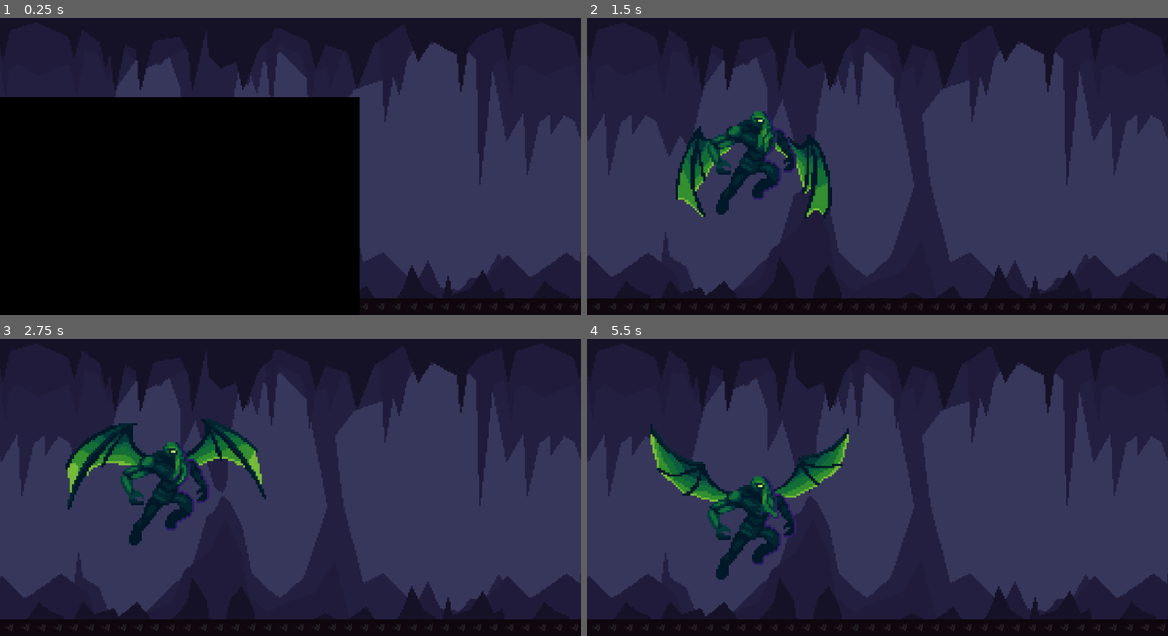
Above: before the commit, frames 1-4 (two rows, left to right).
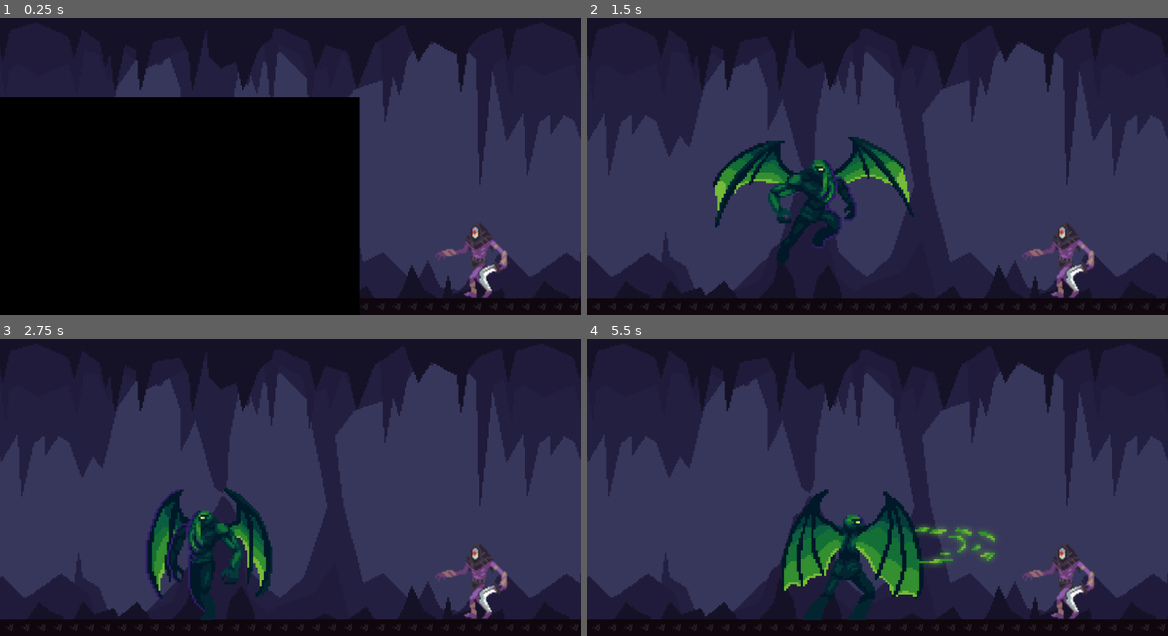
Above: after the commit, the same moments.

Repository: nekojest/cthulhu-rises
Game: Godot game, scene res://Main.tscn
Two runs of this game, one before a commit and one after it. Both use one fixed random seed, a clock stepped at 60 frames per second and the inputs below.
Inputs (mouse positions are in pixels of both pictures, inside the frame that each line leads up to):
- Up to frame 1 (0.25 s): no input
- Up to frame 2 (1.5 s): tap Enter at 0.5 s; move the mouse to (1005, 136) at 0.52 s; hold D (move_right) from 0.53 s (still down); click (1005, 136) at 0.6 s; tap W (jump) at 0.77, 0.8, 1.07, 1.35 s; move the mouse to (761, 169) at 1.27 s
- Up to frame 3 (2.75 s): tap W (jump) at 1.52, 1.82, 2.3 s; click (174, 490) at 1.55 s; move the mouse to (348, 401) at 2.02 s; release D (move_right) at 2.03 s; hold A (move_left) from 2.03 s (still down); click (348, 401) at 2.1 s
- Up to frame 4 (5.5 s): move the mouse to (848, 537) at 2.77 s; release A (move_left) at 2.78 s; hold D (move_right) 2.78-4.28 s; click (848, 537) at 2.85 s; tap W (jump) at 3.02, 3.32, 3.6, 3.77, 4.07, 4.52, 4.82, 5.3 s; move the mouse to (1051, 523) at 3.52 s; move the mouse to (703, 425) at 4.27 s; hold A (move_left) 4.28-5.03 s; click (703, 425) at 4.35 s; move the mouse to (906, 472) at 5.02 s; hold D (move_right) from 5.03 s (still down); click (906, 472) at 5.1 s

The runs differ from the first frame. In frame 1, 0.9% of the frame differs, in the area x 74-88%, y 68-95%; in frame 2, 8.5%; in frame 3, 10%; in frame 4, 12%, in the area x 10-88%, y 28-95%.

Commit message:
Create CultistEnemy scene

Diff:
--- a/Cthulhu.gd
+++ b/Cthulhu.gd
@@ -9,7 +9,8 @@
 var gravity = ProjectSettings.get_setting("physics/2d/default_gravity")
 
 func _ready():
-	$DefaultCollision.disabled = false
+	$CthulhuCollision.disabled = false
+	$ShortAttackCollision.disabled = true
 	$CthulhuSprite.play("idle")
 
 func _physics_process(delta):
@@ -18,12 +19,12 @@
 		velocity.y += gravity * delta
 
 	# Handle Jump.
-	if Input.is_action_just_pressed("jump") and is_on_floor_only():
+	if Input.is_action_just_pressed("jump") and is_on_floor_only() and !is_attacking:
 		$CthulhuSprite.play("fly")
 		velocity.y = JUMP_VELOCITY
 
 	# Play short attack animation and enable hitbox
-	if Input.is_action_just_pressed("short_atk")  and is_on_floor():
+	if Input.is_action_just_pressed("short_atk") and is_on_floor():
 		$CthulhuSprite.play("short_atk")
 		$CthulhuSprite.set_speed_scale(3)
 		is_attacking = true
--- a/Cthulhu.tscn
+++ b/Cthulhu.tscn
@@ -277,8 +277,7 @@
 position = Vector2(114, -38)
 scale = Vector2(0.418638, 0.418638)
 sprite_frames = SubResource("SpriteFrames_paakd")
-animation = &"short_atk"
-frame = 3
+animation = &"idle"
 speed_scale = 1.5
 metadata/_aseprite_wizard_config_ = {
 "layer": "",
@@ -290,7 +289,7 @@
 "source": "res://art/cthulhu/cthulu.aseprite"
 }
 
-[node name="DefaultCollision" type="CollisionShape2D" parent="."]
+[node name="CthulhuCollision" type="CollisionShape2D" parent="."]
 position = Vector2(110, -12)
 scale = Vector2(1.08108, 1)
 shape = SubResource("CapsuleShape2D_u7vld")
--- /dev/null
+++ b/CultistEnemy.tscn
@@ -0,0 +1,59 @@
+[gd_scene load_steps=11 format=3 uid="uid://duaa2le82km8f"]
+
+[ext_resource type="Texture2D" uid="uid://bbva33ayap4nv" path="res://art/cultist/Individual Sprite/Walk/Bringer-of-Death_Walk_1.png" id="1_yxev3"]
+[ext_resource type="Texture2D" uid="uid://cadx4xblfjbpw" path="res://art/cultist/Individual Sprite/Walk/Bringer-of-Death_Walk_2.png" id="2_whtkm"]
+[ext_resource type="Texture2D" uid="uid://drls8b8uon45h" path="res://art/cultist/Individual Sprite/Walk/Bringer-of-Death_Walk_3.png" id="3_aagkr"]
+[ext_resource type="Texture2D" uid="uid://bgaloknf5l7xo" path="res://art/cultist/Individual Sprite/Walk/Bringer-of-Death_Walk_4.png" id="4_d1b70"]
+[ext_resource type="Texture2D" uid="uid://cn0nor2hjasoa" path="res://art/cultist/Individual Sprite/Walk/Bringer-of-Death_Walk_5.png" id="5_nryc6"]
+[ext_resource type="Texture2D" uid="uid://ccln3fknd2m2y" path="res://art/cultist/Individual Sprite/Walk/Bringer-of-Death_Walk_6.png" id="6_wlyoi"]
+[ext_resource type="Texture2D" uid="uid://c3r8k62gp53ek" path="res://art/cultist/Individual Sprite/Walk/Bringer-of-Death_Walk_7.png" id="7_0fwer"]
+[ext_resource type="Texture2D" uid="uid://c13mhhws5folw" path="res://art/cultist/Individual Sprite/Walk/Bringer-of-Death_Walk_8.png" id="8_ns5tn"]
+
+[sub_resource type="SpriteFrames" id="SpriteFrames_fmbwh"]
+animations = [{
+"frames": [{
+"duration": 1.0,
+"texture": ExtResource("1_yxev3")
+}, {
+"duration": 1.0,
+"texture": ExtResource("2_whtkm")
+}, {
+"duration": 1.0,
+"texture": ExtResource("3_aagkr")
+}, {
+"duration": 1.0,
+"texture": ExtResource("4_d1b70")
+}, {
+"duration": 1.0,
+"texture": ExtResource("5_nryc6")
+}, {
+"duration": 1.0,
+"texture": ExtResource("6_wlyoi")
+}, {
+"duration": 1.0,
+"texture": ExtResource("7_0fwer")
+}, {
+"duration": 1.0,
+"texture": ExtResource("8_ns5tn")
+}],
+"loop": true,
+"name": &"walk",
+"speed": 5.0
+}]
+
+[sub_resource type="RectangleShape2D" id="RectangleShape2D_hfqdh"]
+size = Vector2(175.244, 168.891)
+
+[node name="CultistEnemy" type="CharacterBody2D"]
+scale = Vector2(1.56, 1.56)
+
+[node name="AnimatedSprite2D" type="AnimatedSprite2D" parent="."]
+position = Vector2(294.723, 173.853)
+scale = Vector2(3.02192, 3.02192)
+sprite_frames = SubResource("SpriteFrames_fmbwh")
+animation = &"walk"
+frame_progress = 0.607508
+
+[node name="CollisionShape2D" type="CollisionShape2D" parent="."]
+position = Vector2(397.237, 228.676)
+shape = SubResource("RectangleShape2D_hfqdh")
--- a/Main.tscn
+++ b/Main.tscn
@@ -1,9 +1,10 @@
-[gd_scene load_steps=8 format=4 uid="uid://00hy7kcflh1a"]
+[gd_scene load_steps=9 format=4 uid="uid://00hy7kcflh1a"]
 
 [ext_resource type="Script" path="res://Main.gd" id="1_fwx7t"]
 [ext_resource type="Texture2D" uid="uid://bv6x24ixa5xwb" path="res://art/tilemaps/mainlev_build.png" id="3_4tkkl"]
 [ext_resource type="PackedScene" uid="uid://vhjk7pj33py" path="res://Cthulhu.tscn" id="3_padac"]
 [ext_resource type="Texture2D" uid="uid://mmyp0p1dvris" path="res://art/background_cave.png" id="4_7uhyp"]
+[ext_resource type="PackedScene" uid="uid://duaa2le82km8f" path="res://CultistEnemy.tscn" id="5_8ny0h"]
 
 [sub_resource type="TileSetAtlasSource" id="TileSetAtlasSource_db4hg"]
 texture = ExtResource("3_4tkkl")
@@ -956,3 +957,7 @@
 offset_bottom = 2455.0
 scale = Vector2(0.313226, 0.313226)
 texture = ExtResource("4_7uhyp")
+
+[node name="CultistEnemy" parent="." instance=ExtResource("5_8ny0h")]
+position = Vector2(583, 328)
+scale = Vector2(0.904194, 0.910636)
Binary file added: art/cultist/Individual Sprite/Attack/Bringer-of-Death_Attack_1.png
Not shown, added: art/cultist/Individual Sprite/Attack/Bringer-of-Death_Attack_1.png.import
Binary file added: art/cultist/Individual Sprite/Attack/Bringer-of-Death_Attack_10.png
Not shown, added: art/cultist/Individual Sprite/Attack/Bringer-of-Death_Attack_10.png.import
Binary file added: art/cultist/Individual Sprite/Attack/Bringer-of-Death_Attack_2.png
Not shown, added: art/cultist/Individual Sprite/Attack/Bringer-of-Death_Attack_2.png.import
Binary file added: art/cultist/Individual Sprite/Attack/Bringer-of-Death_Attack_3.png
Not shown, added: art/cultist/Individual Sprite/Attack/Bringer-of-Death_Attack_3.png.import
Binary file added: art/cultist/Individual Sprite/Attack/Bringer-of-Death_Attack_4.png
Not shown, added: art/cultist/Individual Sprite/Attack/Bringer-of-Death_Attack_4.png.import
Binary file added: art/cultist/Individual Sprite/Attack/Bringer-of-Death_Attack_5.png
Not shown, added: art/cultist/Individual Sprite/Attack/Bringer-of-Death_Attack_5.png.import
(and 216 more such lines)
